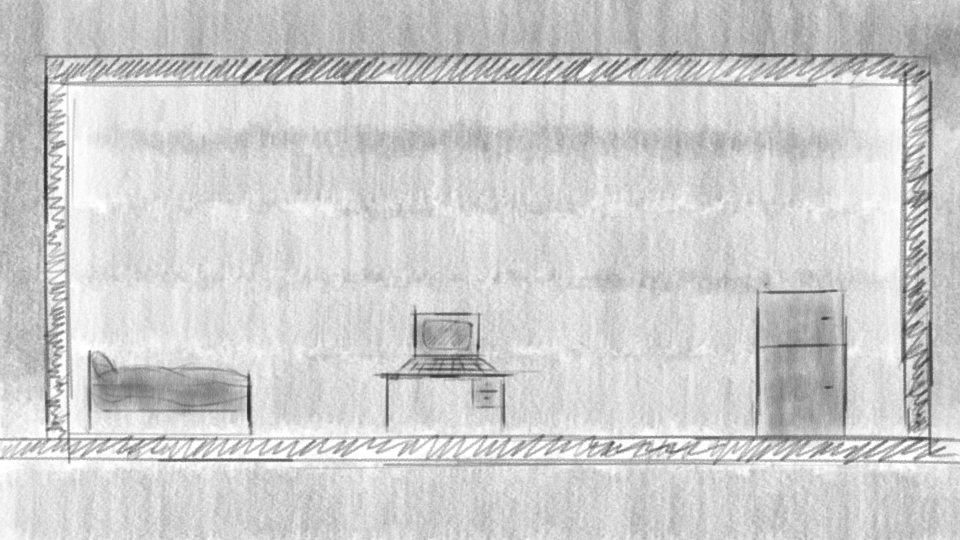
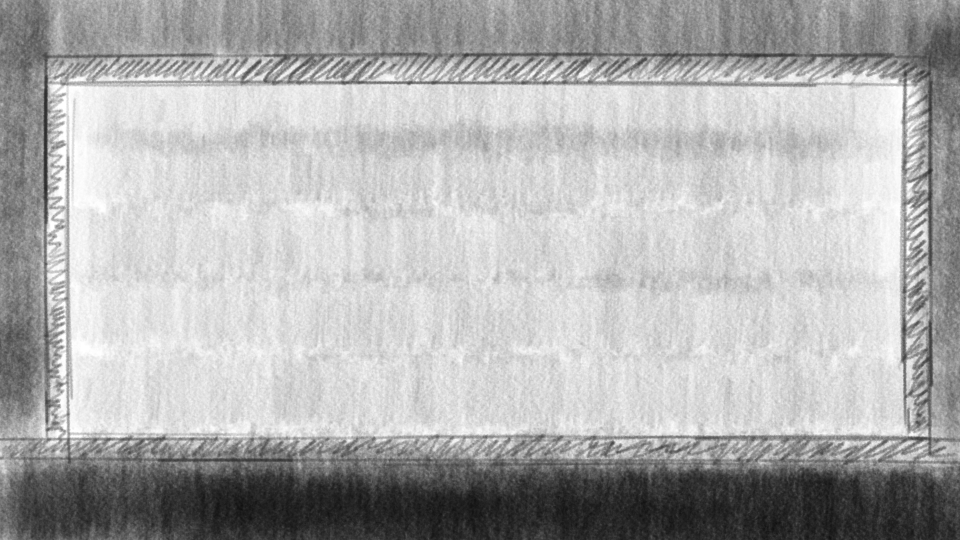
Layers edited between the first and the second 960 × 540 image:
hid group "fridge" (2 layers) over [704, 280, 896, 512]
hid group "computer" (2 layers) over [320, 304, 576, 448]
hid group "bed" (2 layers) over [0, 256, 320, 512]
painted on "base" over [0, 0, 960, 540]
